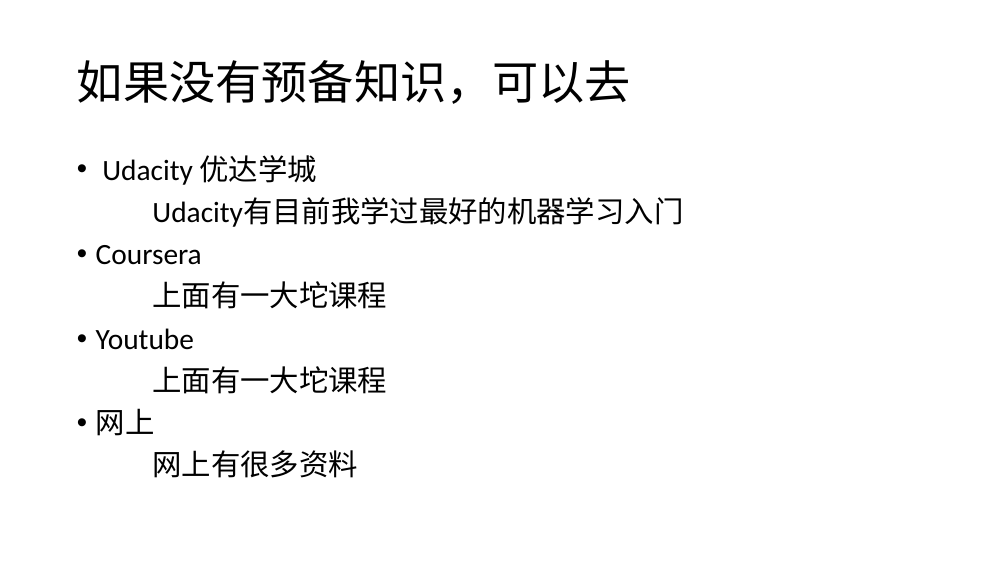
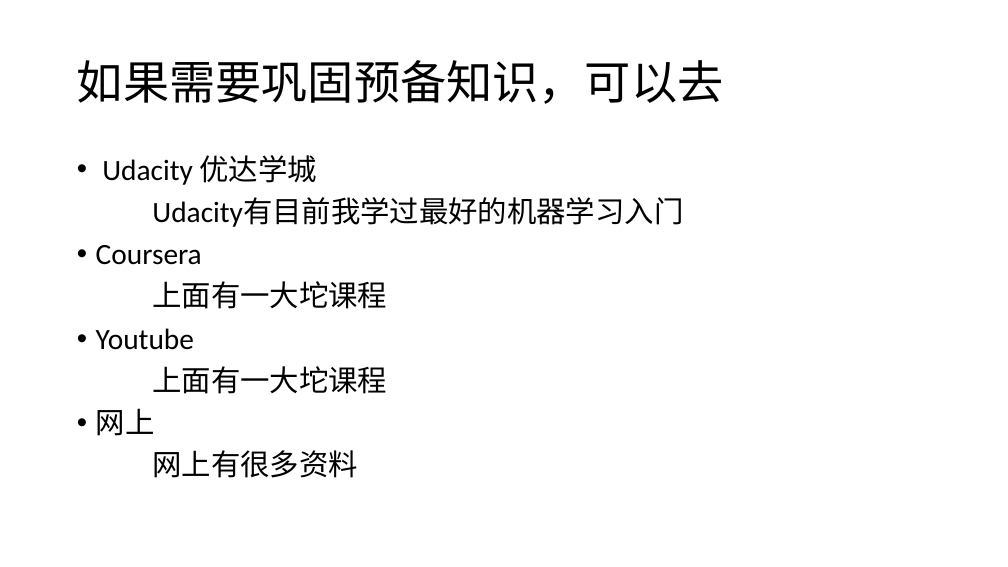
Before and after one commit to CreatCodeBuild/TensorFlow-and-DeepLearning-Tutorial, a slide deck: slide 5 of 1-3/指南.pptx. Drawn at 1008x567 pixels with LibreOffice and Linux fonts; fonts in the diff are those of the drawing. Boxes give left, top, right and bottom in pixels: in the first picture for what was removed or moved away, otherwise in the second. Text is boxed around its words. In the diff, an @@ line names an element or a change of style, - is before the commit and + after.

```diff
--- a/1-3/指南.pptx
+++ b/1-3/指南.pptx
@@ title at (x1=77, y1=60, x2=724, y2=104): text changed @@
-如果没有预备知识，可以去
+如果需要巩固预备知识，可以去
```
Also in this commit, not shown: 3 other slides changed, 1 other file.
